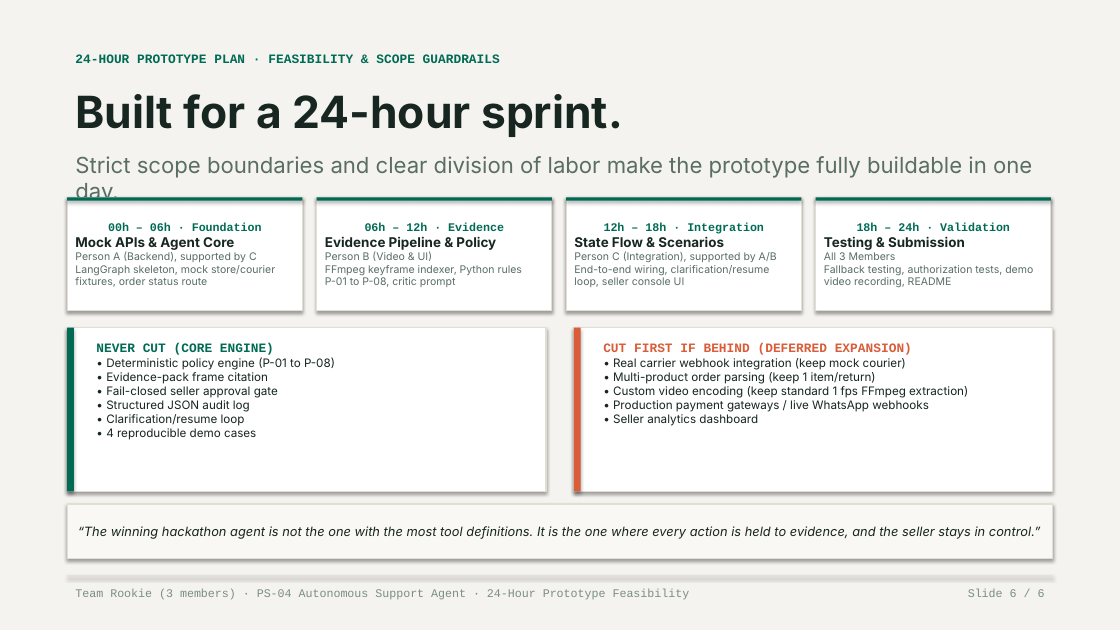
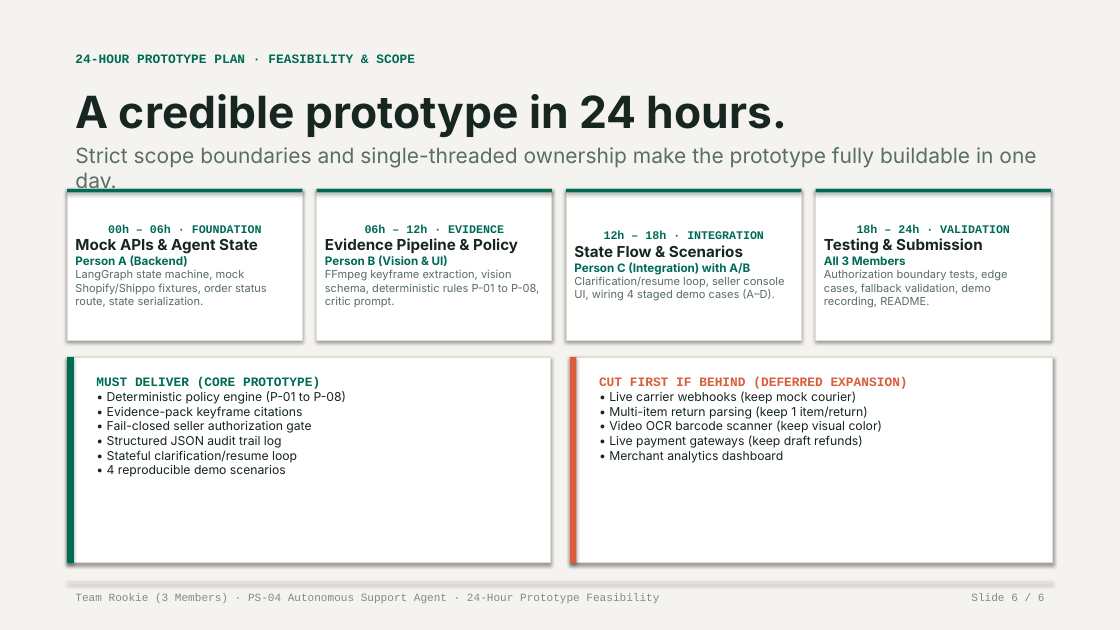
Before and after one commit to lenamkhanhh/hack4hack, a slide deck: slide 6 of ReturnLens_v4.pptx. Drawn at 1120x630 pixels with LibreOffice and Linux fonts; fonts in the diff are those of the drawing. Boxes give left, top, right and bottom in pixels: in the first picture for what was removed or moved away, otherwise in the second. Text is boxed around its words. In the diff, an @@ line names an element or a change of style, - is before the commit and + after.

Commit message:
feat(deck): editorial Swiss redesign, single source of truth, and fix native PPTX embedded images

```diff
--- a/ReturnLens_v4.pptx
+++ b/ReturnLens_v4.pptx
@@ text at (x1=75, y1=54, x2=415, y2=63): text changed @@
-24-HOUR PROTOTYPE PLAN · FEASIBILITY & SCOPE GUARDRAILS
+24-HOUR PROTOTYPE PLAN · FEASIBILITY & SCOPE
@@ text at (x1=75, y1=94, x2=787, y2=138): text changed @@
-Built for a 24-hour sprint.
+A credible prototype in 24 hours.
@@ text at (x1=75, y1=147, x2=1036, y2=193): text changed; size 19 to 18 pt @@
-Strict scope boundaries and clear division of labor make the prototype fully buildable in one day.
+Strict scope boundaries and single-threaded ownership make the prototype fully buildable in one day.
@@ rectangle "00h – 06h · FOUNDATION" resized from (x1=67, y1=197, x2=302, y2=311) to (x1=67, y1=189, x2=302, y2=340) @@
@@ rectangle "06h – 12h · EVIDENCE" resized from (x1=317, y1=197, x2=552, y2=311) to (x1=317, y1=189, x2=552, y2=340) @@
@@ 4 rectangles moved together from (x1=67, y1=197, x2=1051, y2=201) to (x1=67, y1=189, x2=1051, y2=192) @@
@@ rectangle "12h – 18h · INTEGRATION" resized from (x1=566, y1=197, x2=802, y2=311) to (x1=566, y1=189, x2=802, y2=340) @@
@@ rectangle "18h – 24h · VALIDATION" resized from (x1=816, y1=197, x2=1051, y2=311) to (x1=816, y1=189, x2=1051, y2=340) @@
@@ text in rectangle at (x1=75, y1=224, x2=267, y2=307): text changed; size 9 to 9.5 pt @@
-00h – 06h · Foundation
-Mock APIs & Agent Core
-Person A (Backend), supported by C
-LangGraph skeleton, mock store/courier fixtures, order status route
+00h – 06h · FOUNDATION
+Mock APIs & Agent State
+Person A (Backend)
+LangGraph state machine, mock Shopify/Shippo fixtures, order status route, state serialization.
@@ text in rectangle at (x1=325, y1=238, x2=518, y2=253): size 11.5 to 13 pt in "Evidence Pipeline & Policy" @@
@@ text in rectangle at (x1=365, y1=224, x2=504, y2=233): text changed @@
-06h – 12h · Evidence
+06h – 12h · EVIDENCE
@@ text in rectangle at (x1=604, y1=231, x2=764, y2=239): text changed @@
-12h – 18h · Integration
+12h – 18h · INTEGRATION
@@ text in rectangle at (x1=824, y1=238, x2=983, y2=254): size 11.5 to 13 pt in "Testing & Submission" @@
@@ text in rectangle at (x1=857, y1=224, x2=1010, y2=233): text changed @@
-18h – 24h · Validation
+18h – 24h · VALIDATION
@@ text in rectangle at (x1=325, y1=269, x2=539, y2=307): text changed; size 9 to 9.5 pt @@
-Person B (Video & UI)
-FFmpeg keyframe indexer, Python rules P-01 to P-08, critic prompt
+Person B (Vision & UI)
+FFmpeg keyframe extraction, vision schema, deterministic rules P-01 to P-08, critic prompt.
@@ text in rectangle at (x1=574, y1=262, x2=784, y2=301): text changed; size 9 to 9.5 pt @@
-Person C (Integration), supported by A/B
-End-to-end wiring, clarification/resume loop, seller console UI
+Person C (Integration) with A/B
+Clarification/resume loop, seller console UI, wiring 4 staged demo cases (A–D).
@@ text in rectangle at (x1=574, y1=245, x2=743, y2=257): size 11.5 to 13 pt in "State Flow & Scenarios" @@
@@ text in rectangle at (x1=824, y1=256, x2=1007, y2=308): text changed; size 9 to 9.5 pt @@
-All 3 Members
-Fallback testing, authorization tests, demo video recording, README
+All 3 Members
+Authorization boundary tests, edge cases, fallback validation, demo recording, README.
@@ rectangle resized from (x1=67, y1=328, x2=546, y2=492) to (x1=67, y1=357, x2=550, y2=563) @@
@@ rectangle resized from (x1=67, y1=328, x2=74, y2=492) to (x1=67, y1=357, x2=74, y2=563) @@
@@ rectangle resized from (x1=574, y1=328, x2=1053, y2=492) to (x1=570, y1=357, x2=1053, y2=563) @@
@@ rectangle resized from (x1=574, y1=328, x2=581, y2=492) to (x1=570, y1=357, x2=576, y2=563) @@
@@ text at (x1=96, y1=377, x2=346, y2=477): text changed; size 10 to 10.5 pt @@
-NEVER CUT (CORE ENGINE)
-• Deterministic policy engine (P-01 to P-08)
-• Evidence-pack frame citation
-• Fail-closed seller approval gate
-• Structured JSON audit log
-• Clarification/resume loop
-• 4 reproducible demo cases
+MUST DELIVER (CORE PROTOTYPE)
+• Deterministic policy engine (P-01 to P-08)
+• Evidence-pack keyframe citations
+• Fail-closed seller authorization gate
+• Structured JSON audit trail log
+• Stateful clarification/resume loop
+• 4 reproducible demo scenarios
@@ text "CUT FIRST IF BEHIND (DEFERRED ..." moved from (x1=603, y1=343, x2=968, y2=426) to (x1=599, y1=377, x2=908, y2=463) @@
@@ text at (x1=609, y1=391, x2=883, y2=463): text changed; size 10 to 10.5 pt @@
-• Real carrier webhook integration (keep mock courier)
-• Multi-product order parsing (keep 1 item/return)
-• Custom video encoding (keep standard 1 fps FFmpeg extraction)
-• Production payment gateways / live WhatsApp webhooks
-• Seller analytics dashboard
+• Live carrier webhooks (keep mock courier)
+• Multi-item return parsing (keep 1 item/return)
+• Video OCR barcode scanner (keep visual color)
+• Live payment gateways (keep draft refunds)
+• Merchant analytics dashboard
@@ rectangle removed at (x1=67, y1=504, x2=1053, y2=559) @@
-“The winning hackathon agent is not the one with the most tool definitions. It is the one where every action is held to evidence, and the seller stays in control.”
@@ rectangle moved from (x1=67, y1=576, x2=1053, y2=576) to (x1=67, y1=581, x2=1053, y2=582) @@
@@ text at (x1=75, y1=593, x2=659, y2=603): text changed; size 10 to 9.5 pt @@
-Team Rookie (3 members) · PS-04 Autonomous Support Agent · 24-Hour Prototype Feasibility
+Team Rookie (3 Members) · PS-04 Autonomous Support Agent · 24-Hour Prototype Feasibility
@@ text "Slide 6 / 6" at (x1=971, y1=593, x2=1045, y2=601): size 10 to 9.5 pt @@
```
Also in this commit, not shown: 5 other slides changed, 26 other files.
